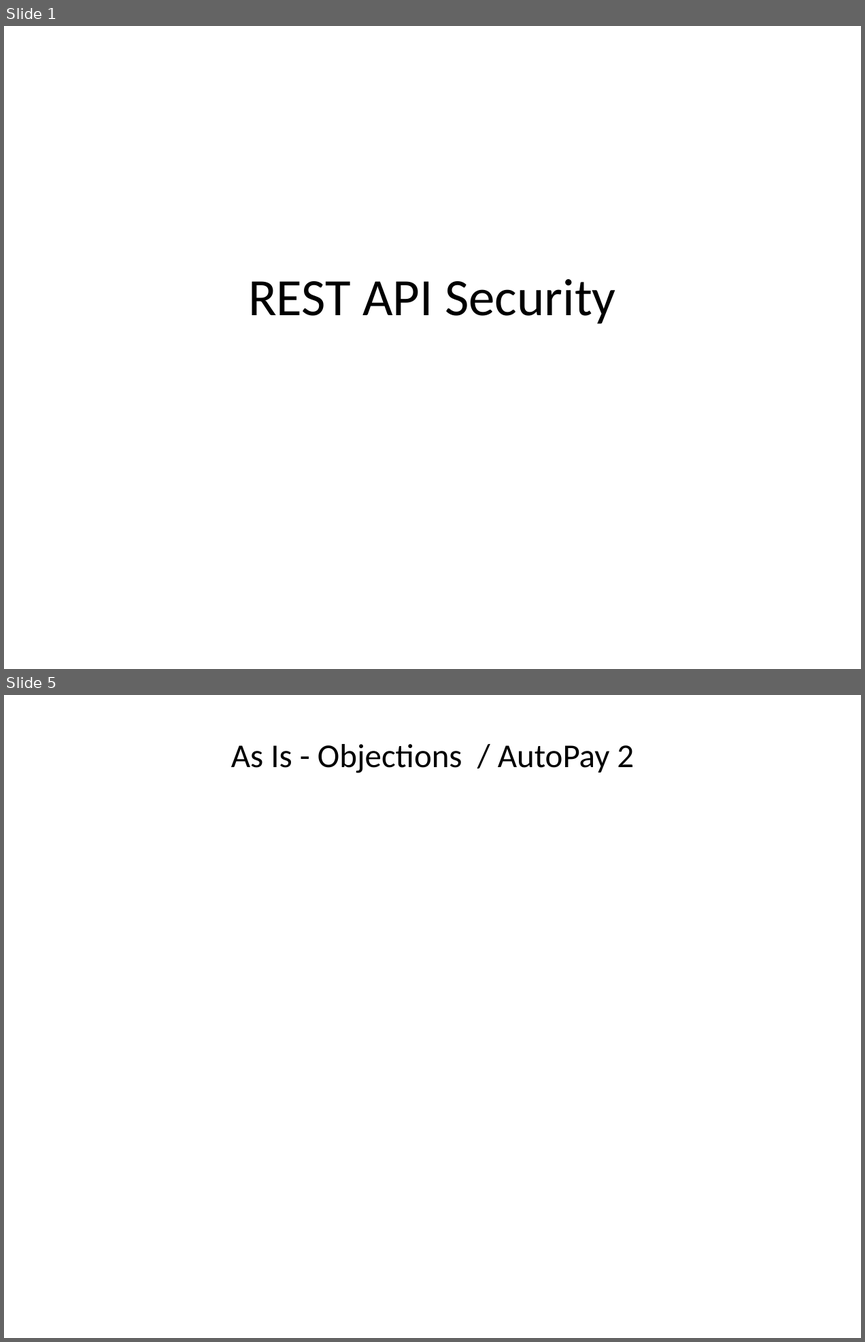
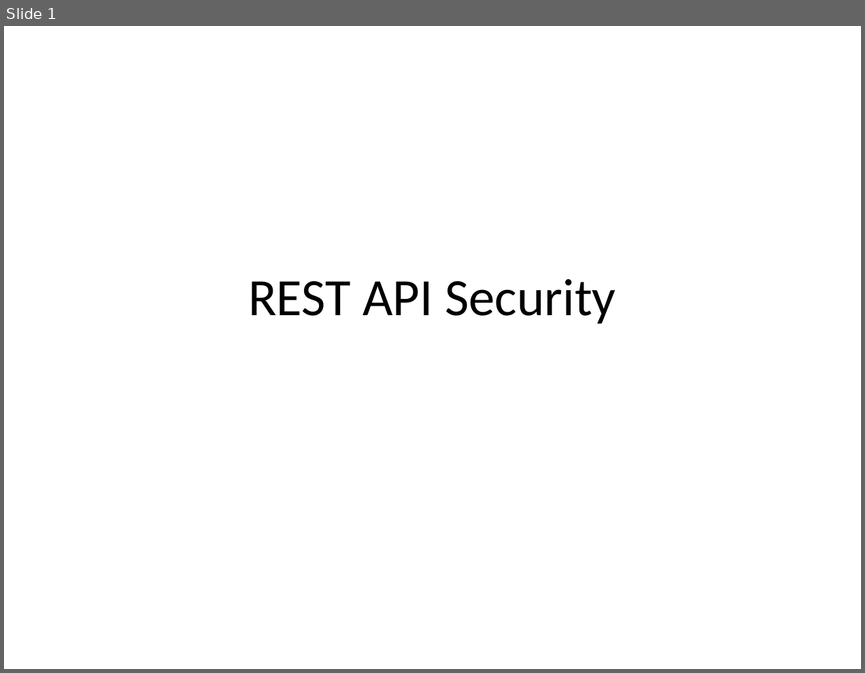
Before and after one commit to mishastankovic/misc, a slide deck: REST API Security.pptx. Shown one above the other, each under a label of ours: slides 1 and 5 before the commit, slide 1 after it; the slides between them are not shown. The pictures are 865x1342 and 865x673 pixels, drawn with LibreOffice and Linux fonts; fonts in the diff are those of the drawing. Boxes give left, top, right and bottom in pixels: in the first picture for what was removed or moved away, otherwise in the second. Text is boxed around its words. In the diff, an @@ line names an element or a change of style, - is before the commit and + after.

```diff
--- a/REST API Security.pptx
+++ b/REST API Security.pptx
@@ slide 5 removed at box(4, 695, 861, 1338), background #FFFFFF @@
@@ title removed at box(231, 744, 634, 773) @@
-As Is - Objections / AutoPay 2
```
Also in this commit, not shown: 7 slides changed, 2 slides added, 3 other slides removed.
